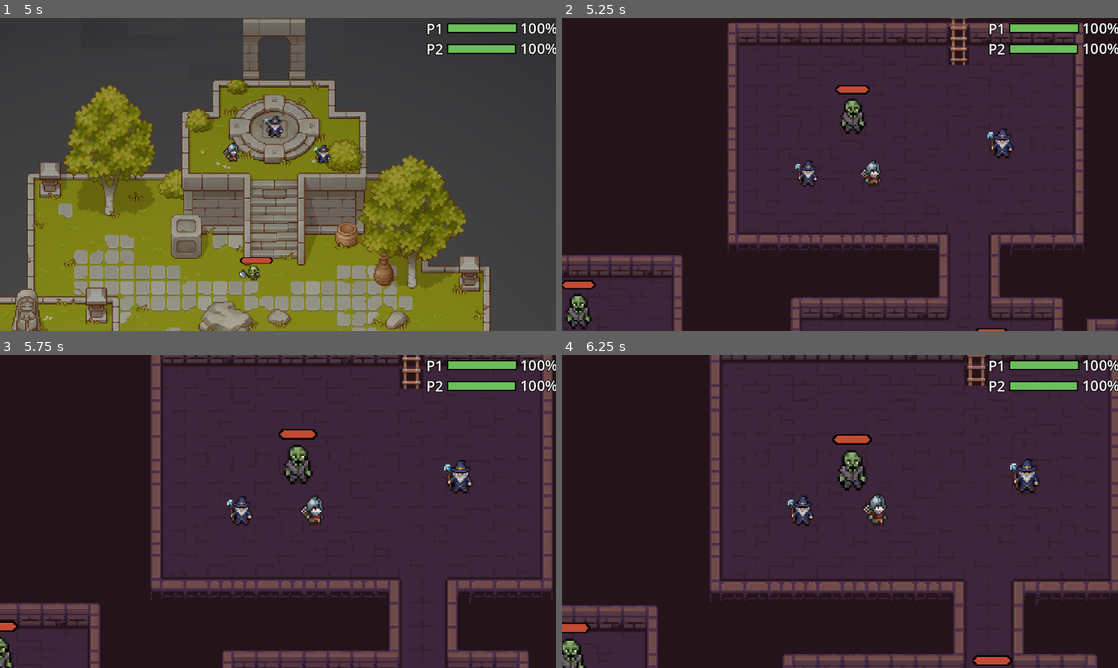
Above: before the commit, frames 1-4 (two rows, left to right).
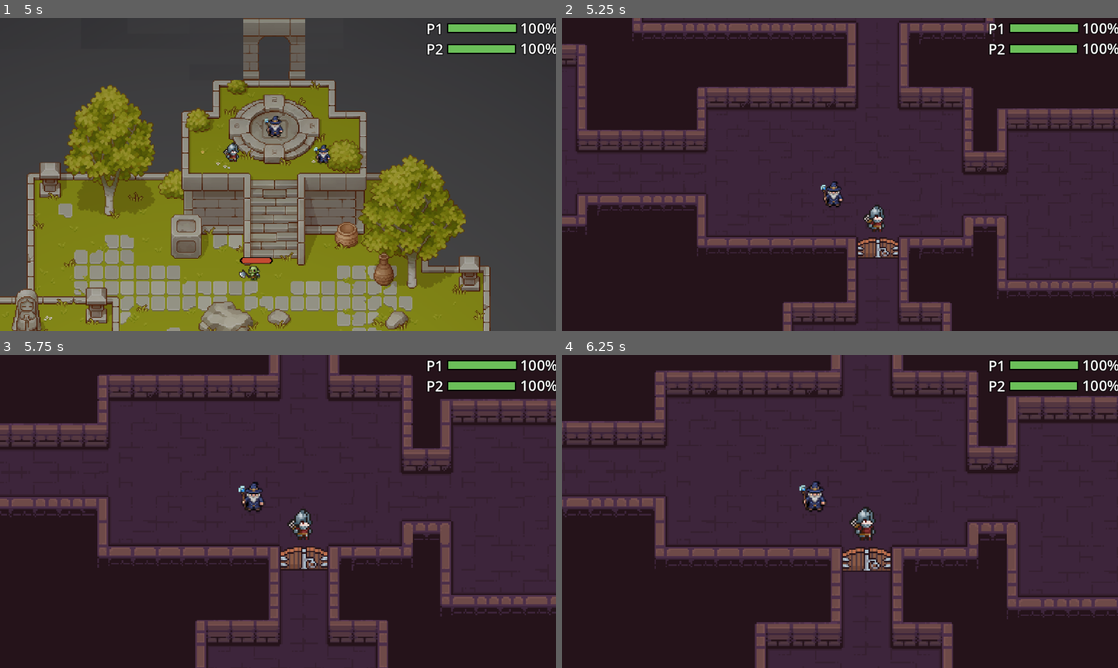
Above: after the commit, the same moments.

Repository: VCPC-UniFECAF/fits_on_fire
Game: Godot game, scene res://scenes/house.tscn
Same seed, same stepped clock (60 frames per second), same inputs: the game is played once before the commit and once after it.
Inputs (mouse positions are in pixels of both pictures, inside the frame that each line leads up to):
- Up to frame 1 (5 s): move the mouse to (400, 158) at 0.52 s; hold 1 (cycle_scene) 0.53-1.28 s; move the mouse to (166, 190) at 1.27 s; tap E (interact) at 1.35, 2.85, 4.35 s; move the mouse to (333, 105) at 2.02 s; hold 1 (cycle_scene) 2.03-2.78 s; move the mouse to (250, 237) at 2.77 s; move the mouse to (444, 221) at 3.52 s; hold 1 (cycle_scene) 3.53-4.28 s; move the mouse to (111, 127) at 4.27 s
- Up to frame 2 (5.25 s): move the mouse to (867, 174) at 5.02 s; hold 1 (cycle_scene) from 5.03 s (still down)
- Up to frame 3 (5.75 s): keep holding 1 (cycle_scene)
- Up to frame 4 (6.25 s): move the mouse to (756, 433) at 5.77 s; release 1 (cycle_scene) at 5.78 s; tap E (interact) at 5.85 s

Frame 1 is identical in both runs. In frame 2, 43% of the frame differs, in the area x 0-100%, y 0-100%; in frame 3, 39%; in frame 4, 38%.

Commit message:
powerups and doorsystem

Diff:
--- /dev/null
+++ b/prefabs/heal_potion.tscn
@@ -0,0 +1,22 @@
+[gd_scene format=3 uid="uid://ct0he7y1213ee"]
+
+[ext_resource type="Script" uid="uid://bnxipik08jk4w" path="res://scripts/heal_potion.gd" id="1_vcwwv"]
+[ext_resource type="Texture2D" uid="uid://bubiaotcm1gds" path="res://sprites/scenerios/cave/Dungeon_Tileset.png" id="2_mpgp7"]
+
+[sub_resource type="CircleShape2D" id="CircleShape2D_85g3d"]
+radius = 16.0
+
+[node name="healPotion" type="Area2D" unique_id=1691048370]
+script = ExtResource("1_vcwwv")
+metadata/_edit_group_ = true
+
+[node name="Sprite2D" type="Sprite2D" parent="." unique_id=1299321979]
+scale = Vector2(2.1333334, 2.1333334)
+texture = ExtResource("2_mpgp7")
+region_enabled = true
+region_rect = Rect2(144.55637, 128.11462, 15.443634, 15.602325)
+
+[node name="CollisionShape2D" type="CollisionShape2D" parent="." unique_id=652258130]
+shape = SubResource("CircleShape2D_85g3d")
+
+[connection signal="body_entered" from="." to="." method="_on_body_entered"]
--- /dev/null
+++ b/prefabs/key.tscn
@@ -0,0 +1,21 @@
+[gd_scene format=3 uid="uid://dollxynuiym52"]
+
+[ext_resource type="Script" uid="uid://o8ad1r2km8h3" path="res://scripts/key.gd" id="1_gqaf4"]
+[ext_resource type="Texture2D" uid="uid://bubiaotcm1gds" path="res://sprites/scenerios/cave/Dungeon_Tileset.png" id="2_wc646"]
+
+[sub_resource type="CircleShape2D" id="CircleShape2D_tefeu"]
+
+[node name="key" type="Area2D" unique_id=1337226594]
+script = ExtResource("1_gqaf4")
+metadata/_edit_group_ = true
+
+[node name="Sprite2D" type="Sprite2D" parent="." unique_id=803947780]
+scale = Vector2(1.5384616, 1.5384616)
+texture = ExtResource("2_wc646")
+region_enabled = true
+region_rect = Rect2(144.88428, 146.18785, 15.115723, 13.812149)
+
+[node name="CollisionShape2D" type="CollisionShape2D" parent="." unique_id=1683005057]
+shape = SubResource("CircleShape2D_tefeu")
+
+[connection signal="body_entered" from="." to="." method="_on_body_entered"]
--- /dev/null
+++ b/prefabs/power_up.tscn
@@ -0,0 +1,23 @@
+[gd_scene format=3 uid="uid://ch7t45gc0sq7h"]
+
+[ext_resource type="Script" uid="uid://x7v3hfdl7bfs" path="res://scripts/power_up.gd" id="1_4qedv"]
+[ext_resource type="Texture2D" uid="uid://bubiaotcm1gds" path="res://sprites/scenerios/cave/Dungeon_Tileset.png" id="2_egr8w"]
+
+[sub_resource type="CircleShape2D" id="CircleShape2D_tipki"]
+radius = 17.117243
+
+[node name="powerUp" type="Area2D" unique_id=359951056]
+script = ExtResource("1_4qedv")
+metadata/_edit_group_ = true
+
+[node name="Sprite2D" type="Sprite2D" parent="." unique_id=323287742]
+position = Vector2(-0.25, 0.09615326)
+scale = Vector2(1.6538461, 1.6538461)
+texture = ExtResource("2_egr8w")
+region_enabled = true
+region_rect = Rect2(113.18571, 144.88747, 13.614227, 15.062546)
+
+[node name="CollisionShape2D" type="CollisionShape2D" parent="." unique_id=1709849103]
+shape = SubResource("CircleShape2D_tipki")
+
+[connection signal="body_entered" from="." to="." method="_on_body_entered"]
--- a/scenes/cave.tscn
+++ b/scenes/cave.tscn
@@ -7,7 +7,8 @@
 [ext_resource type="PackedScene" uid="uid://c73ekur8losib" path="res://prefabs/player_wizard.tscn" id="3_rtd55"]
 [ext_resource type="PackedScene" uid="uid://csw6pmwos7ma2" path="res://prefabs/wise.tscn" id="4_rtd55"]
 [ext_resource type="PackedScene" uid="uid://ctee5g4e8kjf2" path="res://prefabs/portal.tscn" id="7_uonky"]
-[ext_resource type="PackedScene" uid="uid://qyniyirbenwr" path="res://prefabs/zombie.tscn" id="8_cameo"]
+[ext_resource type="PackedScene" uid="uid://dollxynuiym52" path="res://prefabs/key.tscn" id="8_cameo"]
+[ext_resource type="Script" uid="uid://derkah6l4d7a3" path="res://scripts/locked_door.gd" id="9_locked"]
 
 [sub_resource type="TileSetAtlasSource" id="TileSetAtlasSource_ip074"]
 texture = ExtResource("1_6sqbx")
@@ -260,6 +261,118 @@
 physics_layer_0/collision_layer = 1
 sources/0 = SubResource("TileSetAtlasSource_6sqbx")
 
+[sub_resource type="TileSetAtlasSource" id="TileSetAtlasSource_cameo"]
+texture = ExtResource("1_6sqbx")
+0:0/0 = 0
+1:0/0 = 0
+2:0/0 = 0
+3:0/0 = 0
+4:0/0 = 0
+5:0/0 = 0
+6:0/0 = 0
+7:0/0 = 0
+8:0/0 = 0
+9:0/0 = 0
+0:1/0 = 0
+1:1/0 = 0
+2:1/0 = 0
+3:1/0 = 0
+4:1/0 = 0
+5:1/0 = 0
+6:1/0 = 0
+7:1/0 = 0
+8:1/0 = 0
+9:1/0 = 0
+0:2/0 = 0
+1:2/0 = 0
+2:2/0 = 0
+3:2/0 = 0
+4:2/0 = 0
+5:2/0 = 0
+6:2/0 = 0
+7:2/0 = 0
+8:2/0 = 0
+9:2/0 = 0
+0:3/0 = 0
+1:3/0 = 0
+2:3/0 = 0
+3:3/0 = 0
+4:3/0 = 0
+5:3/0 = 0
+6:3/0 = 0
+7:3/0 = 0
+8:3/0 = 0
+9:3/0 = 0
+0:4/0 = 0
+1:4/0 = 0
+2:4/0 = 0
+3:4/0 = 0
+4:4/0 = 0
+5:4/0 = 0
+6:4/0 = 0
+7:4/0 = 0
+8:4/0 = 0
+8:4/0/physics_layer_0/polygon_0/points = PackedVector2Array(1.978445, -8, 8, -8, 8, 8, 2.1583042, 8)
+9:4/0 = 0
+0:5/0 = 0
+1:5/0 = 0
+2:5/0 = 0
+3:5/0 = 0
+4:5/0 = 0
+5:5/0 = 0
+6:5/0 = 0
+7:5/0 = 0
+8:5/0 = 0
+8:5/0/physics_layer_0/polygon_0/points = PackedVector2Array(1.978445, -8, 8, -8, 8, 8, 2.1583042, 8)
+9:5/0 = 0
+0:6/0 = 0
+1:6/0 = 0
+2:6/0 = 0
+3:6/0 = 0
+4:6/0 = 0
+5:6/0 = 0
+6:6/0 = 0
+7:6/0 = 0
+8:6/0 = 0
+9:6/0 = 0
+0:7/0 = 0
+1:7/0 = 0
+2:7/0 = 0
+3:7/0 = 0
+4:7/0 = 0
+5:7/0 = 0
+6:7/0 = 0
+7:7/0 = 0
+8:7/0 = 0
+9:7/0 = 0
+0:8/0 = 0
+1:8/0 = 0
+2:8/0 = 0
+3:8/0 = 0
+4:8/0 = 0
+5:8/0 = 0
+6:8/0 = 0
+7:8/0 = 0
+8:8/0 = 0
+9:8/0 = 0
+0:9/0 = 0
+1:9/0 = 0
+2:9/0 = 0
+3:9/0 = 0
+4:9/0 = 0
+5:9/0 = 0
+6:9/0 = 0
+7:9/0 = 0
+8:9/0 = 0
+9:9/0 = 0
+
+[sub_resource type="TileSet" id="TileSet_uonky"]
+physics_layer_0/collision_layer = 1
+sources/0 = SubResource("TileSetAtlasSource_cameo")
+
+[sub_resource type="RectangleShape2D" id="RectangleShape2D_cameo"]
+size = Vector2(41, 22)
+
 [node name="cave" type="Node2D" unique_id=371483692]
 
 [node name="TileMapLayer" type="TileMapLayer" parent="." unique_id=964243192]
@@ -267,8 +380,12 @@
 tile_set = SubResource("TileSet_cameo")
 
 [node name="TileMapLayer2" type="TileMapLayer" parent="." unique_id=58795241]
-tile_map_data = PackedByteArray("AAAPABcAAAAJAAMAAAAPAP//AAAJAAMAAAAPAP7/AAAJAAMAAAAPAP3/AAAJAAMAAAAPAPz/AAAJAAMAAAAPAPv/AAAJAAMAAAA=")
+tile_map_data = PackedByteArray("AAAPABcAAAAJAAMAAAAPAP//AAAJAAMAAAAPAP7/AAAJAAMAAAAPAP3/AAAJAAMAAAAPAPz/AAAJAAMAAAAPAPv/AAAJAAMAAAAPABIAAAAGAAYAAAAQABIAAAAHAAYAAAA=")
 tile_set = SubResource("TileSet_ip074")
+
+[node name="TileMapLayer3" type="TileMapLayer" parent="." unique_id=1607356671]
+tile_map_data = PackedByteArray("AAAQABIAAAAIAAQAAAAPABIAAAAIAAQAABAPABcAAAAJAAMAAAAPAP//AAAJAAMAAAAPAP7/AAAJAAMAAAAPAP3/AAAJAAMAAAAPAPz/AAAJAAMAAAAPAPv/AAAJAAMAAAA=")
+tile_set = SubResource("TileSet_uonky")
 
 [node name="HUD" parent="." unique_id=282146135 instance=ExtResource("1_rawnq")]
 
@@ -285,10 +402,10 @@
 max_player_distance = 150.0
 
 [node name="PlayerWarrior" parent="." unique_id=592370139 instance=ExtResource("2_ywssb")]
-position = Vector2(183, 84)
+position = Vector2(255, 276)
 
 [node name="PlayerWizard" parent="." unique_id=1739035420 instance=ExtResource("3_rtd55")]
-position = Vector2(134, 81)
+position = Vector2(223, 255)
 
 [node name="wise" parent="." unique_id=1661814888 instance=ExtResource("4_rtd55")]
 position = Vector2(281, 58)
@@ -302,26 +419,15 @@
 position = Vector2(248, 377)
 next_level_path = "res://scenes/dragons_nest.tscn"
 
-[node name="zombie" parent="." unique_id=336572606 instance=ExtResource("8_cameo")]
-position = Vector2(-42, 188)
-
-[node name="zombie2" parent="." unique_id=658549788 instance=ExtResource("8_cameo")]
-position = Vector2(-10, 238)
-
-[node name="zombie3" parent="." unique_id=1756189102 instance=ExtResource("8_cameo")]
-position = Vector2(586, 156)
-
-[node name="zombie4" parent="." unique_id=995503366 instance=ExtResource("8_cameo")]
-position = Vector2(532, 211)
-
-[node name="zombie5" parent="." unique_id=637687456 instance=ExtResource("8_cameo")]
-position = Vector2(412, 268)
-
-[node name="zombie6" parent="." unique_id=556659387 instance=ExtResource("8_cameo")]
-position = Vector2(165, 249)
-
-[node name="zombie7" parent="." unique_id=1804157870 instance=ExtResource("8_cameo")]
-position = Vector2(274, 225)
-
-[node name="zombie8" parent="." unique_id=576856035 instance=ExtResource("8_cameo")]
-position = Vector2(167, 37)
+[node name="key" parent="." unique_id=1337226594 instance=ExtResource("8_cameo")]
+position = Vector2(619, 163)
+
+[node name="lockedDoor" type="Area2D" parent="." unique_id=508243050]
+visible = false
+position = Vector2(244, 296)
+script = ExtResource("9_locked")
+metadata/_edit_group_ = true
+
+[node name="CollisionShape2D" type="CollisionShape2D" parent="lockedDoor" unique_id=1531220574]
+position = Vector2(10.5, -1)
+shape = SubResource("RectangleShape2D_cameo")
--- a/scenes/main.tscn
+++ b/scenes/main.tscn
@@ -1,8 +1,8 @@
 [gd_scene format=3 uid="uid://br1hhvpf40oik"]
 
 [ext_resource type="PackedScene" uid="uid://cmppiquxqyap6" path="res://prefabs/player_warrior.tscn" id="1_warrior"]
-[ext_resource type="PackedScene" uid="uid://dy6hiio5asvgp" path="res://prefabs/dragon_boss.tscn" id="3_jyhfs"]
 [ext_resource type="PackedScene" uid="uid://c73ekur8losib" path="res://prefabs/player_wizard.tscn" id="3_sugp2"]
+[ext_resource type="PackedScene" uid="uid://6tp6wnw0y2by" path="res://prefabs/hud.tscn" id="7_o6xl0"]
 
 [node name="main" type="Node2D" unique_id=155895530]
 position = Vector2(0, 1)
@@ -15,5 +15,4 @@
 [node name="PlayerWizard" parent="." unique_id=619765013 instance=ExtResource("3_sugp2")]
 position = Vector2(-2, 198)
 
-[node name="DragonBoss" parent="." unique_id=1739492798 instance=ExtResource("3_jyhfs")]
-position = Vector2(4, 81)
+[node name="HUD" parent="." unique_id=282146135 instance=ExtResource("7_o6xl0")]
--- a/scenes/woods.tscn
+++ b/scenes/woods.tscn
@@ -1376,6 +1376,82 @@
 sources/0 = SubResource("TileSetAtlasSource_3xrrk")
 sources/2 = SubResource("TileSetAtlasSource_pgs45")
 
+[sub_resource type="TileSetAtlasSource" id="TileSetAtlasSource_mqdvn"]
+texture = ExtResource("7_ljiug")
+margins = Vector2i(0, 15)
+7:0/0 = 0
+8:0/0 = 0
+2:1/0 = 0
+3:1/0 = 0
+4:1/0 = 0
+7:1/0 = 0
+8:1/0 = 0
+0:2/0 = 0
+1:2/0 = 0
+2:2/0 = 0
+3:2/0 = 0
+4:2/0 = 0
+6:2/0 = 0
+7:2/0 = 0
+8:2/0 = 0
+9:2/0 = 0
+0:3/0 = 0
+1:3/0 = 0
+2:3/0 = 0
+6:3/0 = 0
+7:3/0 = 0
+8:3/0 = 0
+12:3/0 = 0
+1:4/0 = 0
+2:4/0 = 0
+3:4/0 = 0
+4:4/0 = 0
+5:4/0 = 0
+6:4/0 = 0
+7:4/0 = 0
+8:4/0 = 0
+12:4/0 = 0
+0:5/0 = 0
+1:5/0 = 0
+2:5/0 = 0
+3:5/0 = 0
+4:5/0 = 0
+5:5/0 = 0
+6:5/0 = 0
+7:5/0 = 0
+8:5/0 = 0
+12:5/0 = 0
+0:6/0 = 0
+1:6/0 = 0
+2:6/0 = 0
+3:6/0 = 0
+4:6/0 = 0
+5:6/0 = 0
+6:6/0 = 0
+7:6/0 = 0
+8:6/0 = 0
+12:6/0 = 0
+1:7/0 = 0
+2:7/0 = 0
+12:7/0 = 0
+0:8/0 = 0
+1:8/0 = 0
+2:8/0 = 0
+12:8/0 = 0
+12:9/0 = 0
+5:10/0 = 0
+6:10/0 = 0
+7:10/0 = 0
+8:10/0 = 0
+9:10/0 = 0
+10:10/0 = 0
+12:2/0 = 0
+12:2/0/physics_layer_0/polygon_0/points = PackedVector2Array(-8, -8, 8, -8, 8, 8, -8, 8)
+
+[sub_resource type="TileSet" id="TileSet_p8os3"]
+physics_layer_0/collision_layer = 1
+sources/0 = SubResource("TileSetAtlasSource_mqdvn")
+
 [node name="woods" type="Node2D" unique_id=2144677870]
 
 [node name="TileMapLayer_floor" type="TileMapLayer" parent="." unique_id=567181031]
@@ -1394,6 +1470,10 @@
 [node name="TileMapLayer" type="TileMapLayer" parent="." unique_id=1892472526]
 tile_map_data = PackedByteArray("AAAGAP3/AAAMAAkAAAAEAP3/AAAMAAkAAAA=")
 tile_set = SubResource("TileSet_pgs45")
+
+[node name="TileMapLayer2" type="TileMapLayer" parent="." unique_id=1034268192]
+tile_map_data = PackedByteArray("AAAGAPj/AAAMAAIAAAAEAPj/AAAMAAIAAAA=")
+tile_set = SubResource("TileSet_p8os3")
 
 [node name="HUD" parent="." unique_id=282146135 instance=ExtResource("1_g0qyw")]
 
--- /dev/null
+++ b/scripts/heal_potion.gd
@@ -0,0 +1,44 @@
+extends Area2D
+
+@export var heal_both_players: bool = true
+
+func _ready() -> void:
+
+	monitoring = true
+
+	pass
+
+func _on_body_entered(body: Node2D) -> void:
+
+	if not body.is_in_group("player"):
+		return
+
+	if body.has_method("is_alive") and not body.is_alive():
+		return
+
+	if heal_both_players:
+		_heal_all_players()
+	else:
+		_heal_player(body as PlayerBase)
+
+	$CollisionShape2D.queue_free()
+	queue_free()
+
+	pass
+
+func _heal_player(player: PlayerBase) -> void:
+
+	if player == null or not player.is_alive():
+		return
+	player.health = player.max_health
+	player.health_changed.emit(player.health, player.max_health)
+
+pass
+
+func _heal_all_players() -> void:
+
+	for node in get_tree().get_nodes_in_group("player"):
+		if node is PlayerBase:
+			_heal_player(node)
+
+pass
--- /dev/null
+++ b/scripts/key.gd
@@ -0,0 +1,24 @@
+extends Area2D
+
+const StoryStateScript = preload("res://scripts/story_state.gd")
+
+
+func _ready() -> void:
+	collision_mask = 1
+	monitoring = true
+	var story := get_node_or_null("/root/StoryState") as StoryStateScript
+	if story and story.cave_key_collected:
+		queue_free()
+
+
+func _on_body_entered(body: Node2D) -> void:
+	if not body.is_in_group("player"):
+		return
+	if body.has_method("is_alive") and not body.is_alive():
+		return
+
+	var story := get_node_or_null("/root/StoryState") as StoryStateScript
+	if story:
+		story.collect_cave_key()
+
+	queue_free()
--- /dev/null
+++ b/scripts/locked_door.gd
@@ -0,0 +1,41 @@
+extends Area2D
+
+const StoryStateScript = preload("res://scripts/story_state.gd")
+
+@onready var _closed_layer: TileMapLayer = $"../TileMapLayer2"
+@onready var _open_layer: TileMapLayer = $"../TileMapLayer3"
+
+
+func _ready() -> void:
+	collision_mask = 1
+	monitoring = true
+	body_entered.connect(_on_body_entered)
+
+	var story := get_node_or_null("/root/StoryState") as StoryStateScript
+	if story and story.cave_gate_unlocked:
+		_apply_gate_open(true)
+		monitoring = false
+	else:
+		_apply_gate_open(false)
+
+
+func _apply_gate_open(open: bool) -> void:
+	if _closed_layer:
+		_closed_layer.enabled = not open
+	if _open_layer:
+		_open_layer.enabled = open
+
+
+func _on_body_entered(body: Node2D) -> void:
+	if not body.is_in_group("player"):
+		return
+	if body.has_method("is_alive") and not body.is_alive():
+		return
+
+	var story := get_node_or_null("/root/StoryState") as StoryStateScript
+	if story == null or not story.cave_key_collected or story.cave_gate_unlocked:
+		return
+
+	story.unlock_cave_gate()
+	_apply_gate_open(true)
+	set_deferred("monitoring", false)
--- a/scripts/player_base.gd
+++ b/scripts/player_base.gd
@@ -18,6 +18,7 @@
 var heavy_cooldown_timer: float = 0.0
 var attack_timer: float = 0.0
 var _knockback_timer: float = 0.0
+var attack_multiplier: float = 1.0
 
 const KNOCKBACK_SLIDE_DURATION: float = 0.2
 
@@ -119,6 +120,13 @@
 	if sprite and sprite.sprite_frames.has_animation("attack_heavy"):
 		sprite.play("attack_heavy")
 
+func apply_attack_power_up(multiplier: float = 1.25) -> void:
+	attack_multiplier *= multiplier
+
+
+func get_scaled_damage(base_damage: int) -> int:
+	return maxi(1, roundi(base_damage * attack_multiplier))
+
 
 func _end_attack() -> void:
 	state = State.IDLE if direction == Vector2.ZERO else State.MOVE
@@ -149,7 +157,27 @@
 	if sprite and sprite.sprite_frames.has_animation("hit"):
 		sprite.play("hit")
 	_get_hit_recovery()
-
+	pass
+
+func heal(amount: int) -> void:
+	if state == State.DEAD:
+		return
+
+		health = mini(health + amount, max_health)
+		health_changed.emit(health, max_health)
+pass
+
+func heal_to_full() -> void:
+	if state == State.DEAD:
+		return
+
+	if health >= max_health:
+		return
+
+	health = max_health
+	health_changed.emit(health, max_health)
+
+pass
 
 func _get_hit_recovery() -> void:
 	await get_tree().create_timer(0.5).timeout
--- /dev/null
+++ b/scripts/power_up.gd
@@ -0,0 +1,36 @@
+extends Area2D
+
+const ATTACK_MULTIPLIER := 1.25
+
+@export var powerup_both_player: bool = true
+
+
+func _ready() -> void:
+	collision_mask = 1
+	monitoring = true
+
+
+func _on_body_entered(body: Node2D) -> void:
+	if not body.is_in_group("player"):
+		return
+	if body.has_method("is_alive") and not body.is_alive():
+		return
+
+	if powerup_both_player:
+		_powerup_all_players()
+	else:
+		_apply_powerup(body as PlayerBase)
+
+	queue_free()
+
+
+func _apply_powerup(player: PlayerBase) -> void:
+	if player == null or not player.is_alive():
+		return
+	player.apply_attack_power_up(ATTACK_MULTIPLIER)
+
+
+func _powerup_all_players() -> void:
+	for node in get_tree().get_nodes_in_group("player"):
+		if node is PlayerBase:
+			_apply_powerup(node)
--- a/scripts/story_state.gd
+++ b/scripts/story_state.gd
@@ -4,6 +4,8 @@
 
 var fase_narrativa_max: int = 1
 var dragao_derrotado: bool = false
+var cave_key_collected: bool = false
+var cave_gate_unlocked: bool = false
 
 const FASE_POR_CENA: Dictionary = {
 	"house": 1,
@@ -49,6 +51,14 @@
 	fase_narrativa_max = maxi(fase_narrativa_max, 5)
 
 
+func collect_cave_key() -> void:
+	cave_key_collected = true
+
+
+func unlock_cave_gate() -> void:
+	cave_gate_unlocked = true
+
+
 func get_fase_efetiva() -> int:
 	if dragao_derrotado:
 		return 6
--- a/scripts/warrior.gd
+++ b/scripts/warrior.gd
@@ -18,11 +18,11 @@
 
 
 func _perform_light_attack() -> void:
-	_spawn_hitbox(light_damage, light_hitbox_offset, 0.2, attack_knockback)
+	_spawn_hitbox(get_scaled_damage(light_damage), light_hitbox_offset, 0.2, attack_knockback)
 
 
 func _perform_heavy_attack() -> void:
-	_spawn_hitbox(heavy_damage, heavy_hitbox_offset, 0.35, attack_knockback)
+	_spawn_hitbox(get_scaled_damage(heavy_damage), heavy_hitbox_offset, 0.35, attack_knockback)
 
 
 func _spawn_hitbox(dmg: int, offset: Vector2, life: float, kb: float) -> void:
--- a/scripts/wizard.gd
+++ b/scripts/wizard.gd
@@ -31,13 +31,19 @@
 
 
 func _perform_heavy_attack() -> void:
-	_spawn_projectile(heavy_damage, heavy_projectile_speed, 2.0, 14.0, 5)
+	_spawn_projectile(
+		get_scaled_damage(heavy_damage),
+		heavy_projectile_speed, 2.0, 14.0, 5
+	)
 
 
 func _spawn_light_burst() -> void:
 	for i in light_projectile_count:
 		get_tree().create_timer(light_projectile_interval * i).timeout.connect(
-			_spawn_projectile.bind(light_damage, light_projectile_speed, 0.8, 10.0, 1)
+			_spawn_projectile.bind(
+				get_scaled_damage(light_damage),
+				light_projectile_speed, 0.8, 10.0, 1
+			)
 		)
 
 
Not shown, added: scripts/heal_potion.gd.uid
Not shown, added: scripts/key.gd.uid
Not shown, added: scripts/locked_door.gd.uid
Not shown, added: scripts/power_up.gd.uid
